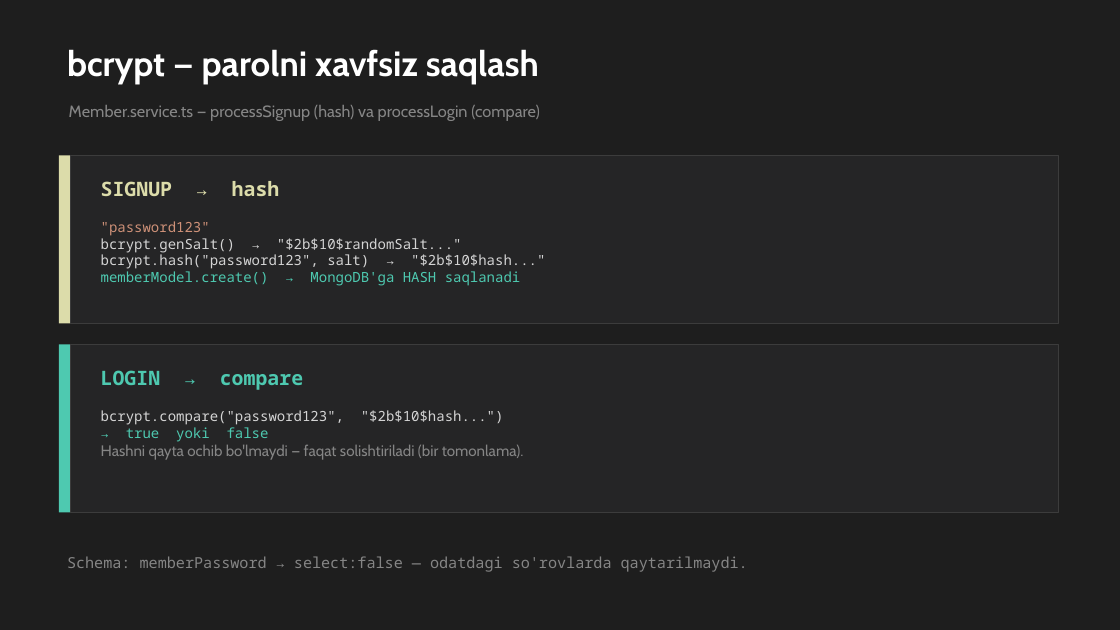
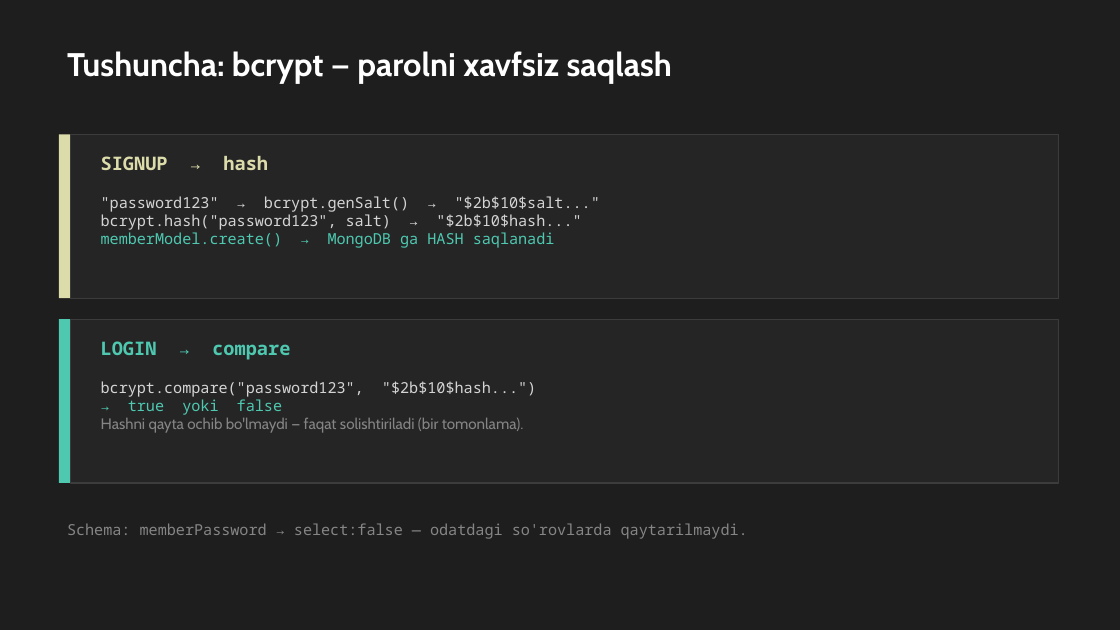
Before and after one commit to khikmat64168-cyber/burak, a slide deck: slide 21 of Burak_API_Tahlili.pptx (slide 16 before the commit). Drawn at 1120x630 pixels with LibreOffice and Linux fonts; fonts in the diff are those of the drawing. Boxes give left, top, right and bottom in pixels: in the first picture for what was removed or moved away, otherwise in the second. Text is boxed around its words. In the diff, an @@ line names an element or a change of style, - is before the commit and + after.

```diff
--- a/Burak_API_Tahlili.pptx
+++ b/Burak_API_Tahlili.pptx
@@ text at bbox=[67, 51, 672, 84]: text changed; size 30 to 28 pt @@
-bcrypt — parolni xavfsiz saqlash
+Tushuncha: bcrypt — parolni xavfsiz saqlash
@@ text removed at bbox=[69, 105, 540, 121] @@
-Member.service.ts — processSignup (hash) va processLogin (compare)
@@ rectangle: place and size @@
-rectangle at bbox=[59, 155, 71, 323]
+rectangle at bbox=[59, 134, 71, 298]
@@ rectangle: place and size @@
-rectangle at bbox=[71, 155, 1059, 323]
+rectangle at bbox=[71, 134, 1059, 298]
@@ text "SIGNUP → hash": place and size @@
-text "SIGNUP → hash" at bbox=[101, 181, 280, 196]
+text "SIGNUP → hash" at bbox=[101, 156, 268, 170]
@@ text "SIGNUP → hash" at bbox=[101, 156, 268, 170]: size 17 to 16 pt @@
@@ text ""password123" → bcrypt.genSalt() → "$2b$10$salt..."": place and size @@
-text ""password123" → bcrypt.genSalt() → "$2b$10$salt..."" at bbox=[101, 221, 545, 286]
+text ""password123" → bcrypt.genSalt() → "$2b$10$salt..."" at bbox=[101, 196, 600, 248]
@@ text at bbox=[101, 196, 600, 212]: text changed; size 12 to 13 pt @@
-"password123"
-bcrypt.genSalt() → "$2b$10$randomSalt..."
+"password123" → bcrypt.genSalt() → "$2b$10$salt..."
@@ text at bbox=[101, 232, 555, 248]: text changed; size 12 to 13 pt @@
-memberModel.create() → MongoDB'ga HASH saqlanadi
+memberModel.create() → MongoDB ga HASH saqlanadi
@@ text at bbox=[101, 214, 581, 230]: size 12 to 13 pt in "bcrypt.hash("password123", salt) → "$2b$10$hash..."" @@
@@ rectangle: place and size @@
-rectangle at bbox=[59, 344, 71, 513]
+rectangle at bbox=[59, 319, 71, 483]
@@ rectangle: place and size @@
-rectangle at bbox=[71, 344, 1059, 513]
+rectangle at bbox=[71, 319, 1059, 483]
@@ text "LOGIN → compare" at bbox=[101, 341, 290, 360]: size 17 to 16 pt @@
@@ text "LOGIN → compare": place and size @@
-text "LOGIN → compare" at bbox=[101, 370, 303, 390]
+text "LOGIN → compare" at bbox=[101, 341, 290, 360]
@@ text "bcrypt.compare("password123", "$2b$10$hash...")": place and size @@
-text "bcrypt.compare("password123", "$2b$10$hash...")" at bbox=[101, 410, 524, 459]
+text "bcrypt.compare("password123", "$2b$10$hash...")" at bbox=[101, 381, 536, 433]
@@ text at bbox=[101, 381, 536, 415]: size 12 to 13 pt in "bcrypt.compare("password123", "$2b$10$hash...")", "→ true yoki false" @@
@@ text "Schema: memberPassword → select:false — ...": place and size @@
-text "Schema: memberPassword → select:false — ..." at bbox=[67, 556, 748, 572]
+text "Schema: memberPassword → select:false — ..." at bbox=[67, 523, 748, 539]
```
Also in this commit, not shown: 5 other slides changed, 18 slides added, 13 slides removed, 2 other files.
